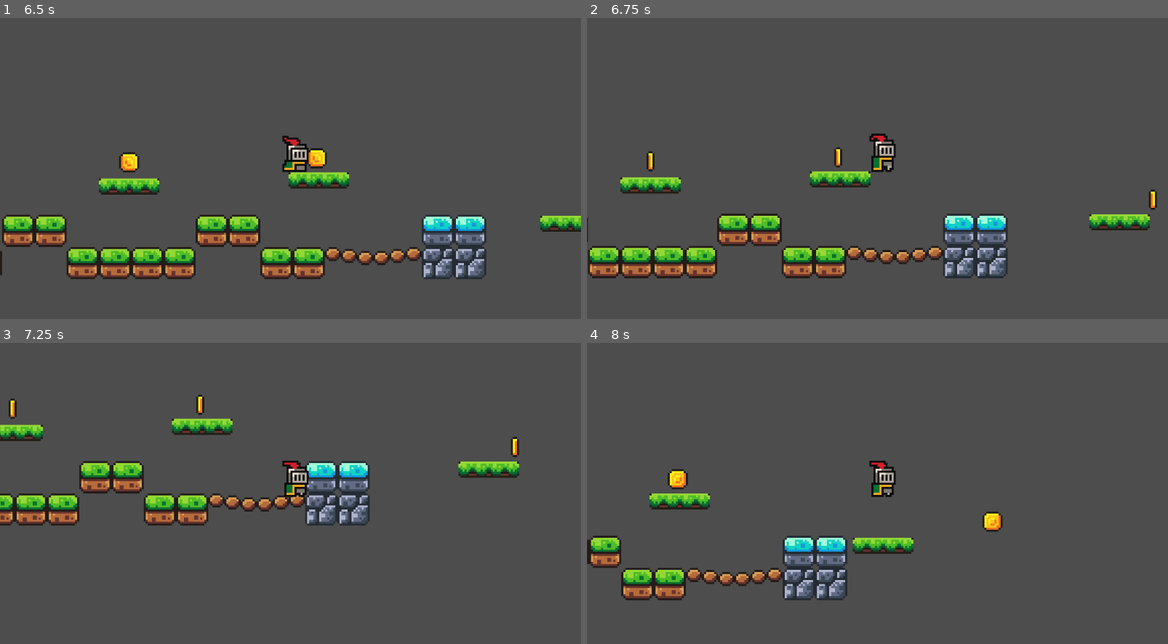
Above: before the commit, frames 1-4 (two rows, left to right).
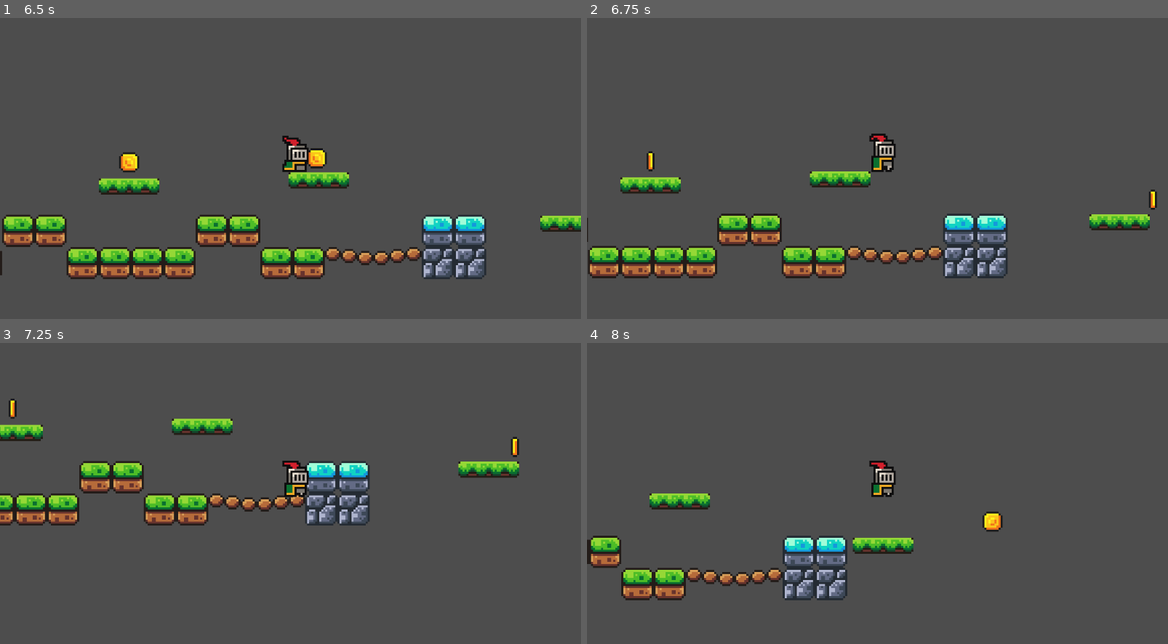
Above: after the commit, the same moments.

Repository: IvanPrikhodko/1_godot_tutorial
Game: Godot game, scene res://Scenes/game.tscn
Same seed, same stepped clock (60 frames per second), same inputs: the game is played once before the commit and once after it.
Inputs:
- Up to frame 1 (6.5 s): tap Enter (ui_accept) at 0.5, 0.77, 1.52, 3.02, 3.77, 4.52, 6.02 s; hold Right (ui_right) 0.53-2.03 s; hold Left (ui_left) 2.03-4.28 s; hold Right (ui_right) from 4.28 s (still down)
- Up to frame 2 (6.75 s): keep holding Right (ui_right)
- Up to frame 3 (7.25 s): keep holding Right (ui_right); tap Enter (ui_accept) at 6.77 s
- Up to frame 4 (8 s): keep holding Right (ui_right); tap Enter (ui_accept) at 7.52 s

Frame 1 is identical in both runs. In frame 2, less than 0.1% of the frame differs, in the area x 42-44%, y 42-50%; in frame 3, less than 0.1%; in frame 4, 0.2%, in the area x 13-18%, y 42-49%.

Commit message:
added coin script queue_free to disappear when collision happens

Diff:
--- a/Scenes/coin.tscn
+++ b/Scenes/coin.tscn
@@ -1,6 +1,7 @@
-[gd_scene load_steps=16 format=3 uid="uid://bmqxelygaeboy"]
+[gd_scene load_steps=17 format=3 uid="uid://bmqxelygaeboy"]
 
 [ext_resource type="Texture2D" uid="uid://bw2bbjcyydrwa" path="res://Assets/brackeys_platformer_assets/sprites/coin.png" id="1_jsljt"]
+[ext_resource type="Script" path="res://Scripts/coin.gd" id="1_u40mc"]
 
 [sub_resource type="AtlasTexture" id="AtlasTexture_i475v"]
 atlas = ExtResource("1_jsljt")
@@ -98,11 +99,14 @@
 radius = 4.0
 
 [node name="Coin" type="Area2D"]
+script = ExtResource("1_u40mc")
 
 [node name="AnimatedSprite2D" type="AnimatedSprite2D" parent="."]
 sprite_frames = SubResource("SpriteFrames_ngwqw")
 autoplay = "default"
-frame_progress = 0.941317
+frame_progress = 0.804139
 
 [node name="CollisionShape2D" type="CollisionShape2D" parent="."]
 shape = SubResource("CircleShape2D_8j0i8")
+
+[connection signal="body_entered" from="." to="." method="_on_body_entered"]
--- /dev/null
+++ b/Scripts/coin.gd
@@ -0,0 +1,15 @@
+extends Area2D
+
+# default code when creating the script
+# Called when the node enters the scene tree for the first time.
+#func _ready():
+#	pass # Replace with function body.
+
+
+# Called every frame. 'delta' is the elapsed time since the previous frame.
+#func _process(delta):
+#	pass
+
+
+func _on_body_entered(body):
+	queue_free()
